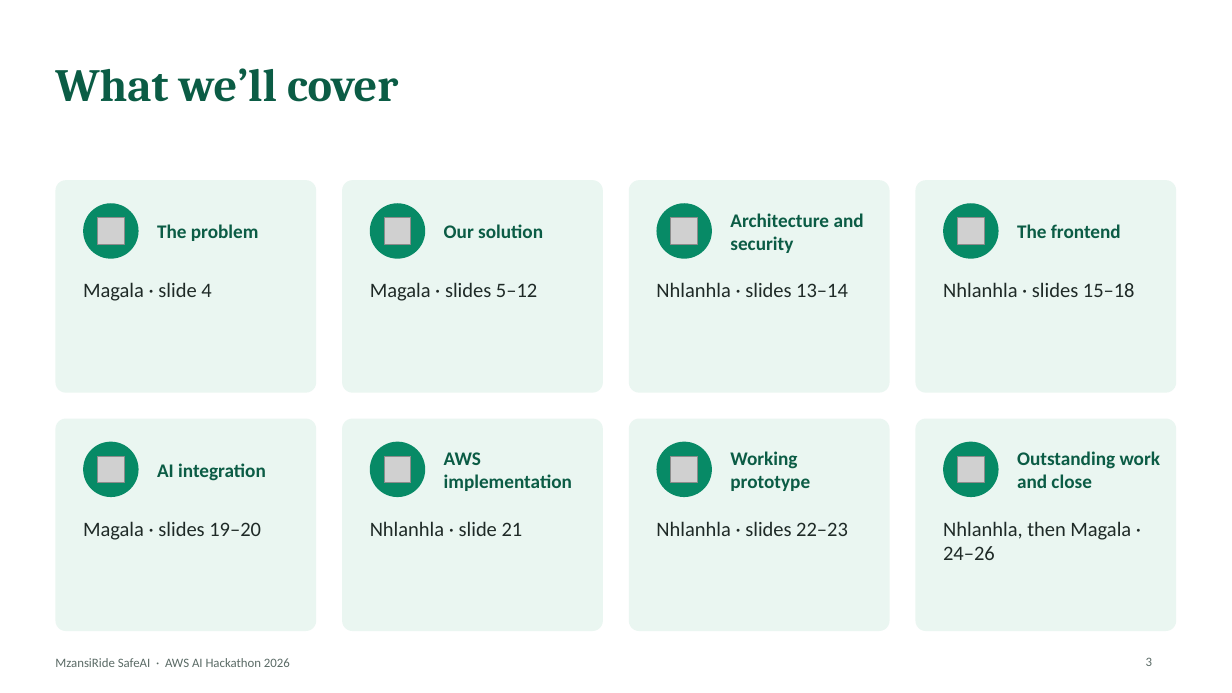
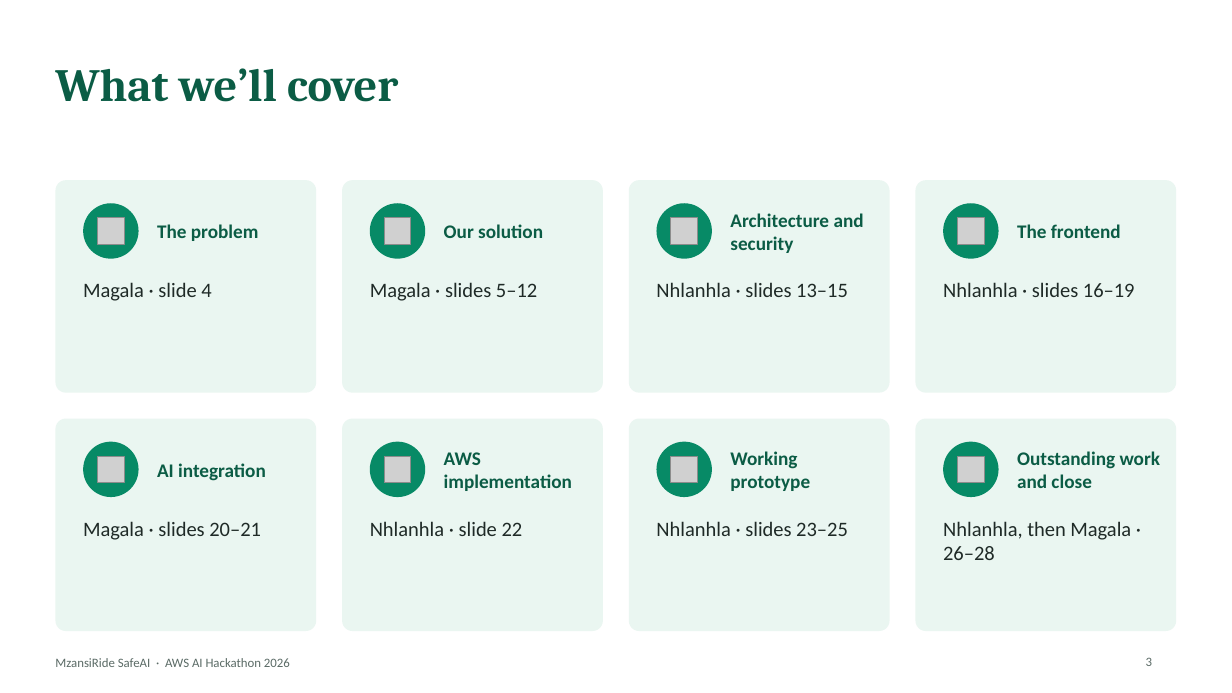
Before and after one commit to omoinjm/mzansiride-safeai, a slide deck: slide 3 of docs/presentation/MzansiRide_SafeAI_Deck.pptx. Drawn at 1232x693 pixels with LibreOffice and Linux fonts; fonts in the diff are those of the drawing; grey boxes stand for pictures. Boxes give left, top, right and bottom in pixels: in the first picture for what was removed or moved away, otherwise in the second. Text is boxed around its words. In the diff, an @@ line names an element or a change of style, - is before the commit and + after.

```diff
--- a/docs/presentation/MzansiRide_SafeAI_Deck.pptx
+++ b/docs/presentation/MzansiRide_SafeAI_Deck.pptx
@@ text at <box>656,282,848,297</box>: text changed @@
-Nhlanhla · slides 13–14
+Nhlanhla · slides 13–15
@@ text at <box>943,282,1135,297</box>: text changed @@
-Nhlanhla · slides 15–18
+Nhlanhla · slides 16–19
@@ text at <box>83,521,261,540</box>: text changed @@
-Magala · slides 19–20
+Magala · slides 20–21
@@ text at <box>370,521,523,536</box>: text changed @@
-Nhlanhla · slide 21
+Nhlanhla · slide 22
@@ text at <box>656,521,848,536</box>: text changed @@
-Nhlanhla · slides 22–23
+Nhlanhla · slides 23–25
@@ text at <box>943,521,1131,560</box>: text changed @@
-Nhlanhla, then Magala · 24–26
+Nhlanhla, then Magala · 26–28
```
Also in this commit, not shown: 1 other slide changed, 13 other files.
